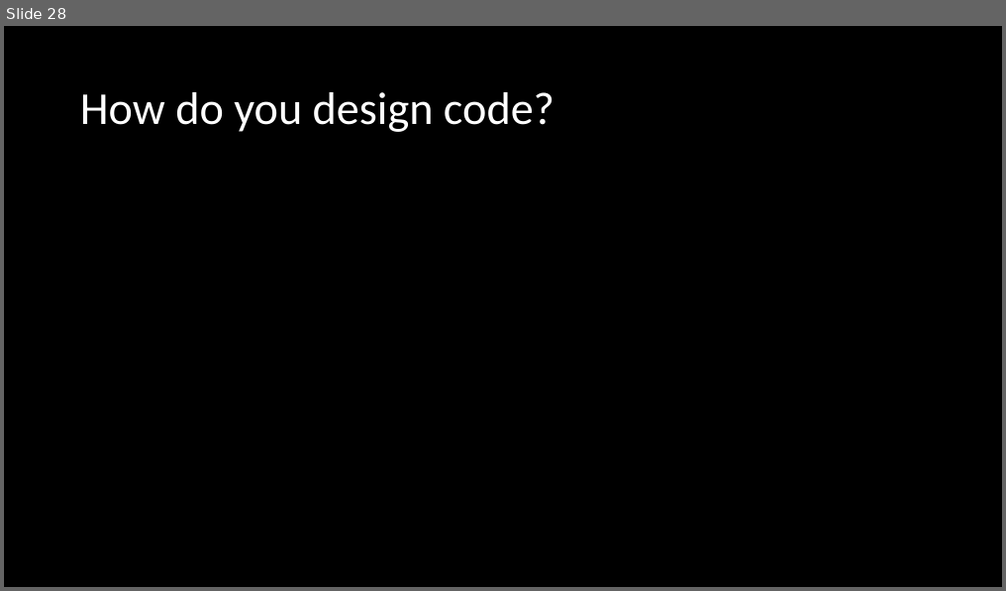
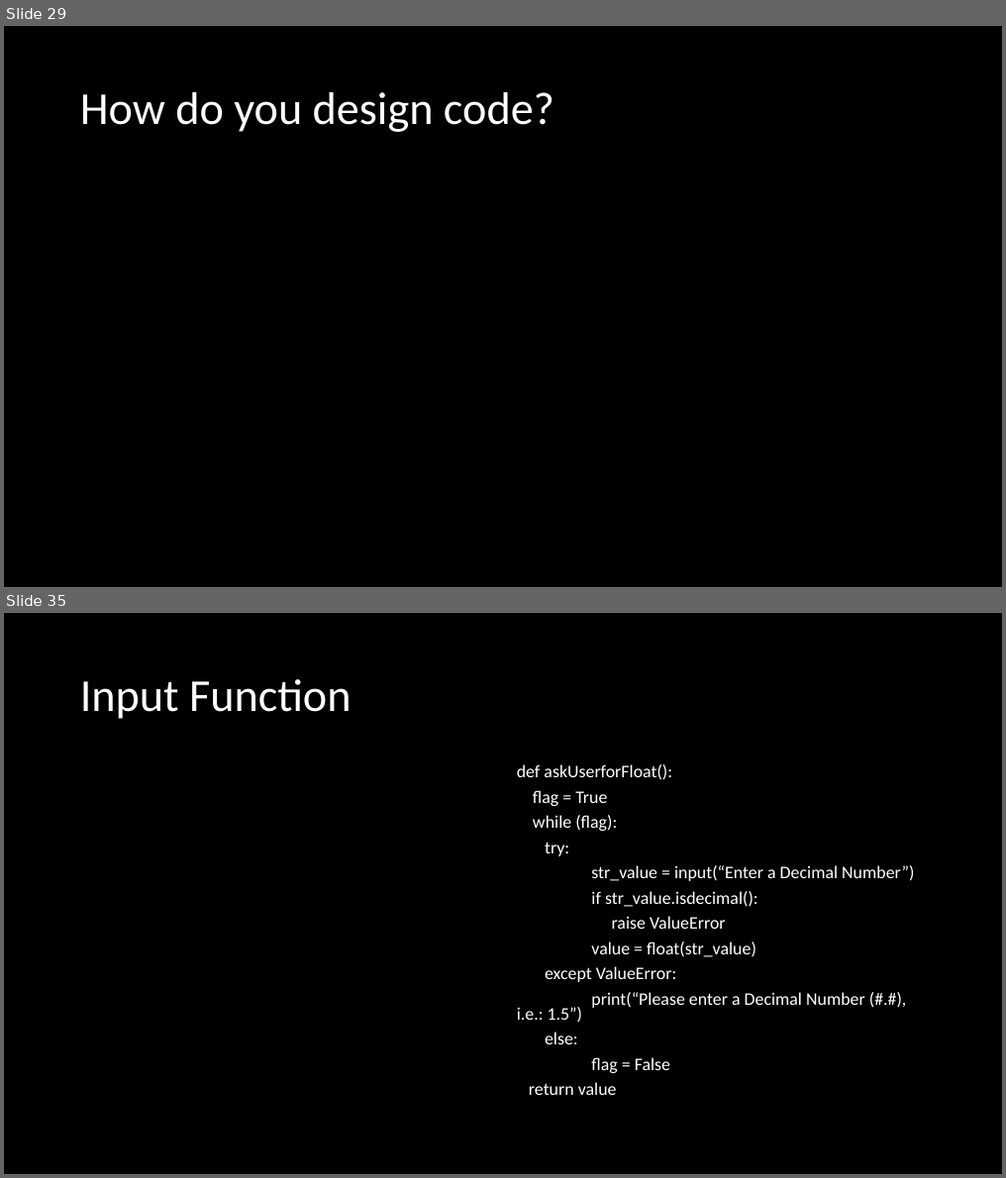
Before and after one commit to BroClements/CSE210ProgwClasses, a slide deck: CSE210Wk01ProgrammingTools.pptx. Shown one above the other, each under a label of ours: slide 28 before the commit, slides 29 and 35 after it; the slides between them are not shown. The pictures are 1006x591 and 1006x1178 pixels, drawn with LibreOffice and Linux fonts; fonts in the diff are those of the drawing. Boxes give left, top, right and bottom in pixels: in the first picture for what was removed or moved away, otherwise in the second. Text is boxed around its words. In the diff, an @@ line names an element or a change of style, - is before the commit and + after.

```diff
--- a/CSE210Wk01ProgrammingTools.pptx
+++ b/CSE210Wk01ProgrammingTools.pptx
@@ slide 35 added at <box>4,613,1002,1174</box>, background #000000 @@
@@ title added at <box>80,679,351,719</box>, 44 pt, text #FFFFFF @@
+Input Function
@@ text added at <box>517,764,914,1095</box>, 17 pt, text #FFFFFF @@
+def askUserforFloat():
+flag = True
+while (flag):
+try:
+str_value = input(“Enter a Decimal Number”)
+if str_value.isdecimal():
+raise ValueError
+value = float(str_value)
+except ValueError:
+print(“Please enter a Decimal Number (#.#), i.e.: 1.5”)
+else:
+flag = False
+return value
@@ what was slide 28 is now slide 29 @@
```
Also in this commit, not shown: 1 slide changed, 23 other slides added.
